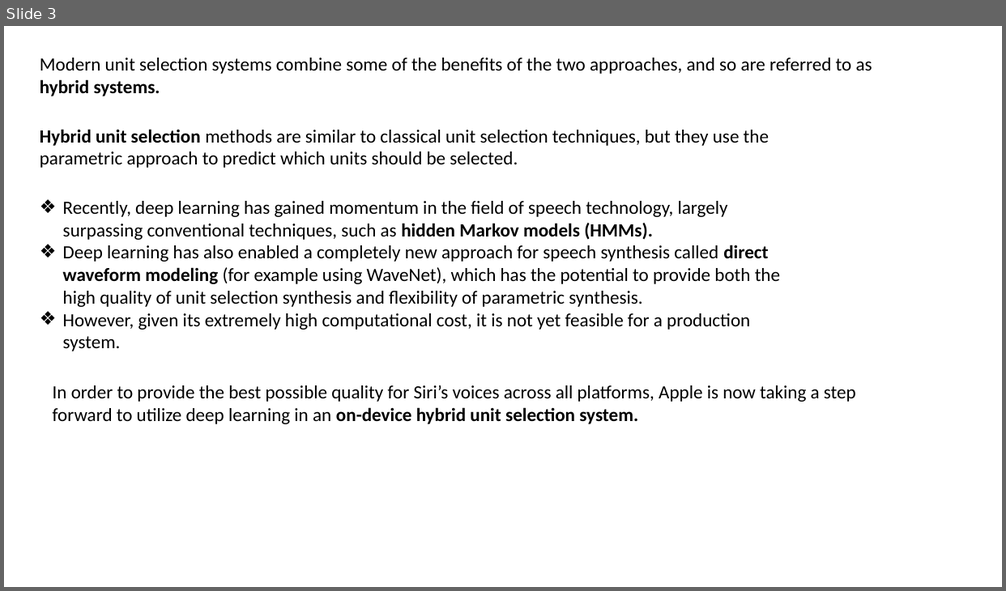
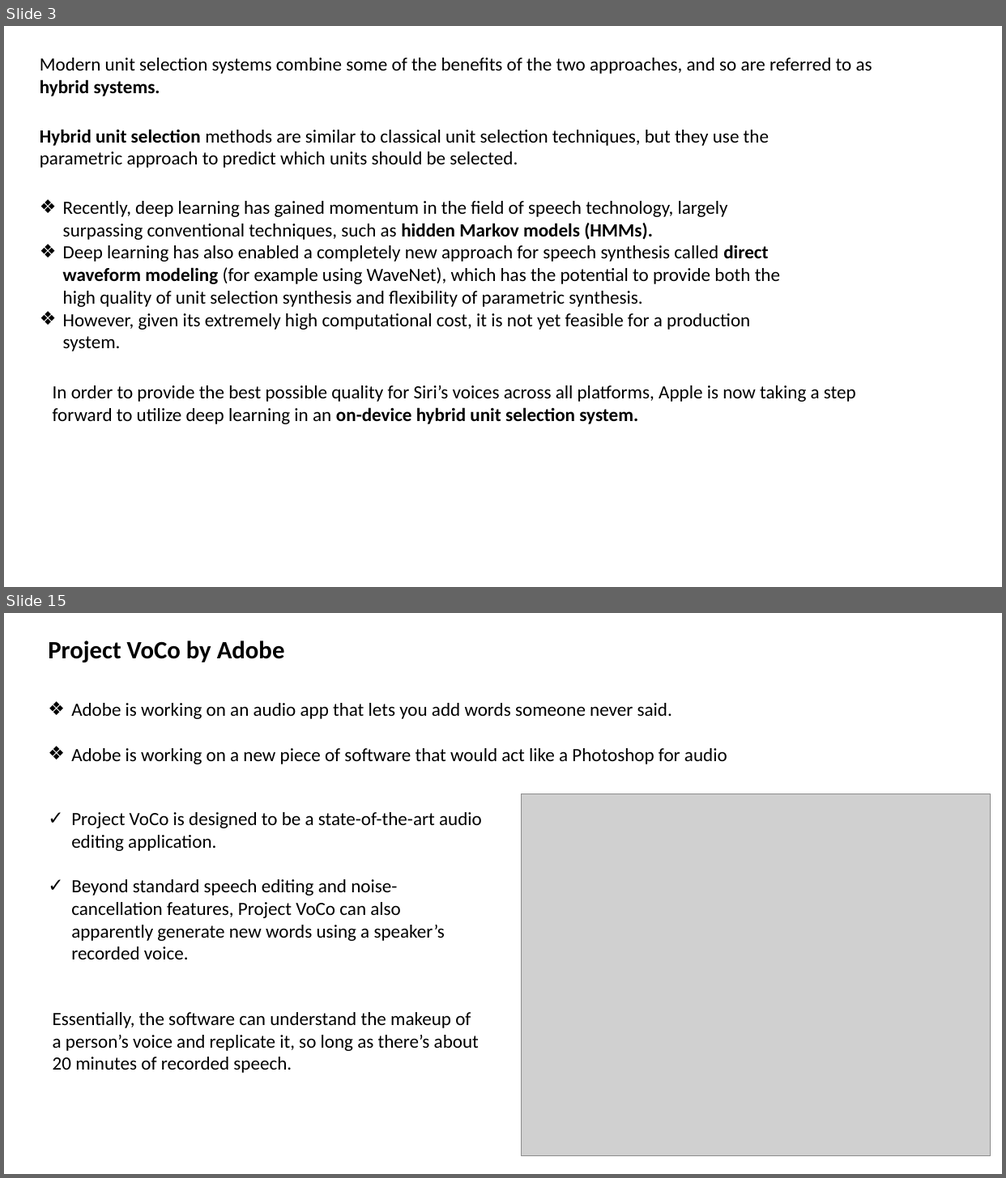
Before and after one commit to maddy6/LSTM_DEEP, a slide deck: Voice_Based_AI_Applications.pptx. Shown one above the other, each under a label of ours: slide 3 before the commit, slides 3 and 15 after it; the slides between them are not shown. The pictures are 1006x591 and 1006x1178 pixels, drawn with LibreOffice and Linux fonts; fonts in the diff are those of the drawing; grey boxes stand for pictures. Boxes give left, top, right and bottom in pixels: in the first picture for what was removed or moved away, otherwise in the second. Text is boxed around its words. In the diff, an @@ line names an element or a change of style, - is before the commit and + after.

```diff
--- a/Voice_Based_AI_Applications.pptx
+++ b/Voice_Based_AI_Applications.pptx
@@ slide 15 added at (4, 613, 1002, 1174), background #FFFFFF @@
@@ text added at (48, 641, 285, 663), 24 pt, text #000000, bold @@
+Project VoCo by Adobe
@@ text added at (71, 703, 727, 764), 18 pt, text #000000 @@
+❖ Adobe is working on an audio app that lets you add words someone never said.
+❖ Adobe is working on a new piece of software that would act like a Photoshop for audio
@@ picture added at (522, 794, 990, 1157) @@
@@ text added at (71, 812, 482, 960), 18 pt, text #000000 @@
+✓ Project VoCo is designed to be a state-of-the-art audio editing application.
+✓ Beyond standard speech editing and noise-cancellation features, Project VoCo can also apparently generate new words using a speaker’s recorded voice.
@@ text added at (53, 1012, 479, 1073), 18 pt, text #000000 @@
+Essentially, the software can understand the makeup of a person’s voice and replicate it, so long as there’s about 20 minutes of recorded speech.
```
Also in this commit, not shown: 2 slides changed, 17 other slides added, 1 slide removed.
